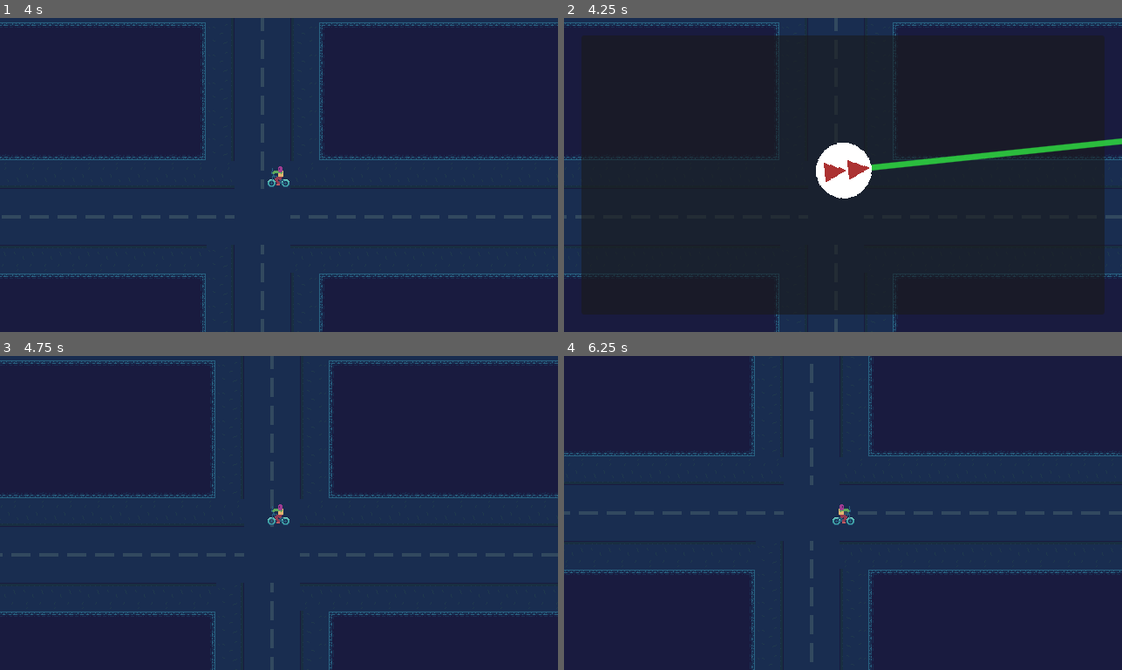
Above: before the commit, frames 1-4 (two rows, left to right).
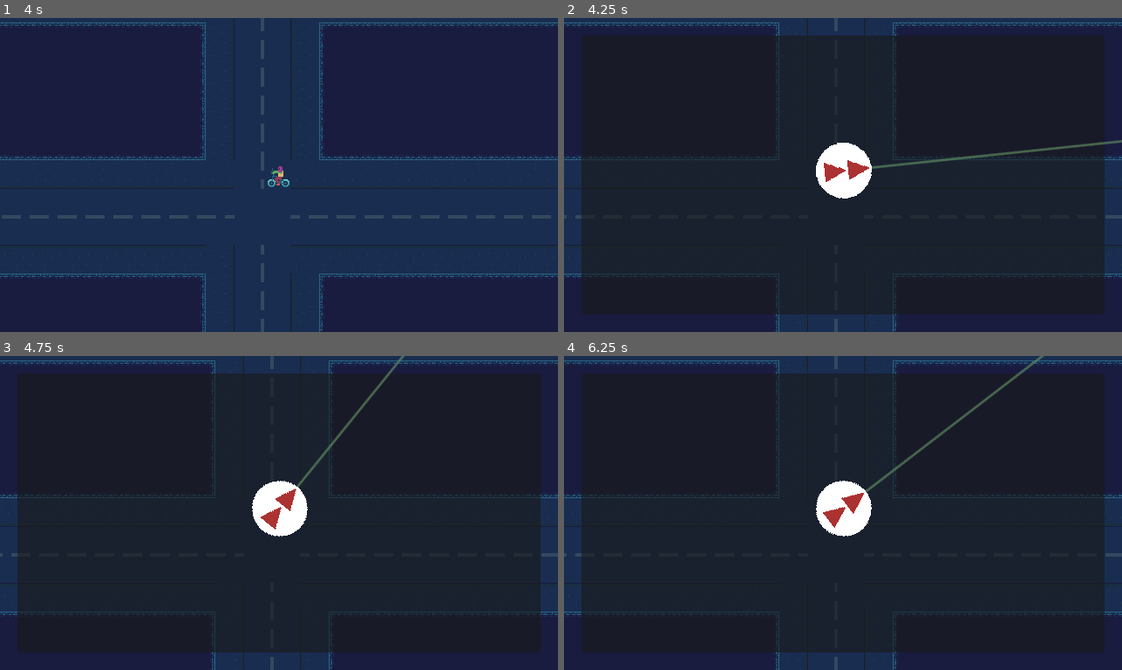
Above: after the commit, the same moments.

Repository: hawkstein/ludum-dare-59-signal
Game: Godot game, scene res://main.tscn
The game is run twice, just before and just after one commit, with the same random seed, the same clock (stepped at 60 frames per second) and the same inputs.
Inputs:
- Up to frame 1 (4 s): tap Enter at 0.5 s; hold Right (right) 0.53-1.28 s; tap Space (lock_line) at 0.6, 1.35, 2.1, 2.85, 3.5, 3.6 s; hold Down (down) 1.28-2.03 s; hold Right (right) 2.03-2.78 s; hold Up (up) 2.78-3.53 s; hold Left (left) from 3.53 s (still down)
- Up to frame 2 (4.25 s): keep holding Left (left); tap Q (map) at 4.15 s
- Up to frame 3 (4.75 s): keep holding Left (left); tap Space (lock_line) at 4.35 s
- Up to frame 4 (6.25 s): release Left (left) at 5.03 s; hold Down (down) 5.03-5.78 s; tap Space (lock_line) at 5.1, 5.85 s; hold Right (right) from 5.78 s (still down)

Frame 1 is identical in both runs. In frame 2, 0.9% of the frame differs, in the area x 55-100%, y 38-49%; in frame 3, 45%; in frame 4, 46%, in the area x 0-100%, y 0-100%.

Commit message:
add transmitter spawning

Diff:
--- a/main.gd
+++ b/main.gd
@@ -1,14 +1,30 @@
 extends Node2D
+
+@export var target_to_find := 3
 
 @onready var map_layer: CanvasLayer = $MapLayer
 @onready var player: CharacterBody2D = $Player
 @onready var triangulation_map: TriangulationMap = $MapLayer/TriangulationMap
 @onready var tile_map_layer: TileMapLayer = $TileMapLayer
 const TRANSMITTER = preload("uid://c7v1iqui8bx7a")
-var _transmitter_location := Vector2(626, -44)
+var _transmitter_location := Vector2.ZERO
+var _transmitters_found := 0
 
 func _ready() -> void:
 	map_layer.visible = false
+	_transmitter_location = _next_transmitter_location()
+
+func _next_transmitter_location() -> Vector2:
+	var used_cells := tile_map_layer.get_used_cells()
+	used_cells.shuffle()
+
+	for cell in used_cells:
+		var tile_data := tile_map_layer.get_cell_tile_data(cell)
+		if tile_data and tile_data.get_collision_polygons_count(0) == 0:
+			return to_global(tile_map_layer.map_to_local(cell))
+
+	push_error("Could not find a tile")
+	return Vector2.ZERO
 
 func world_to_map(world_pos: Vector2) -> Vector2:
 	var used_rect := tile_map_layer.get_used_rect()
@@ -40,6 +56,18 @@
 
 
 func _on_triangulation_map_signal_triangulated() -> void:
-	var transmitter = TRANSMITTER.instantiate()
+	var transmitter:Transmitter = TRANSMITTER.instantiate()
 	transmitter.position = _transmitter_location
+	transmitter.connect("transmitter_found", _on_transmitter_found)
 	add_child(transmitter)
+
+func _on_transmitter_found() -> void:
+	_transmitters_found += 1
+	if _transmitters_found >= target_to_find:
+		call_deferred("_switch_to_win")
+	else:
+		_transmitter_location = _next_transmitter_location()
+		triangulation_map.clear()
+
+func _switch_to_win() -> void:
+	get_tree().change_scene_to_file("res://narrative/win.tscn")
--- a/map/triangulation_map.gd
+++ b/map/triangulation_map.gd
@@ -24,6 +24,10 @@
 
 func _ready() -> void:
 	set_process(false)
+
+func clear() -> void:
+	_locked_lines.clear()
+	transmitter.visible = false
 
 func show_map(_target:Vector2, _player:Vector2) -> void:
 	receiver.position = _player
--- a/world/transmitter.gd
+++ b/world/transmitter.gd
@@ -1,8 +1,9 @@
+class_name Transmitter
 extends Node2D
+
+signal transmitter_found()
 
 func _on_area_2d_body_entered(body: Node2D) -> void:
 	if body.has_method("collect_transmitter"):
-		call_deferred("_switch_to_win")
-
-func _switch_to_win() -> void:
-	get_tree().change_scene_to_file("res://narrative/win.tscn")
+		transmitter_found.emit()
+		call_deferred("queue_free")
